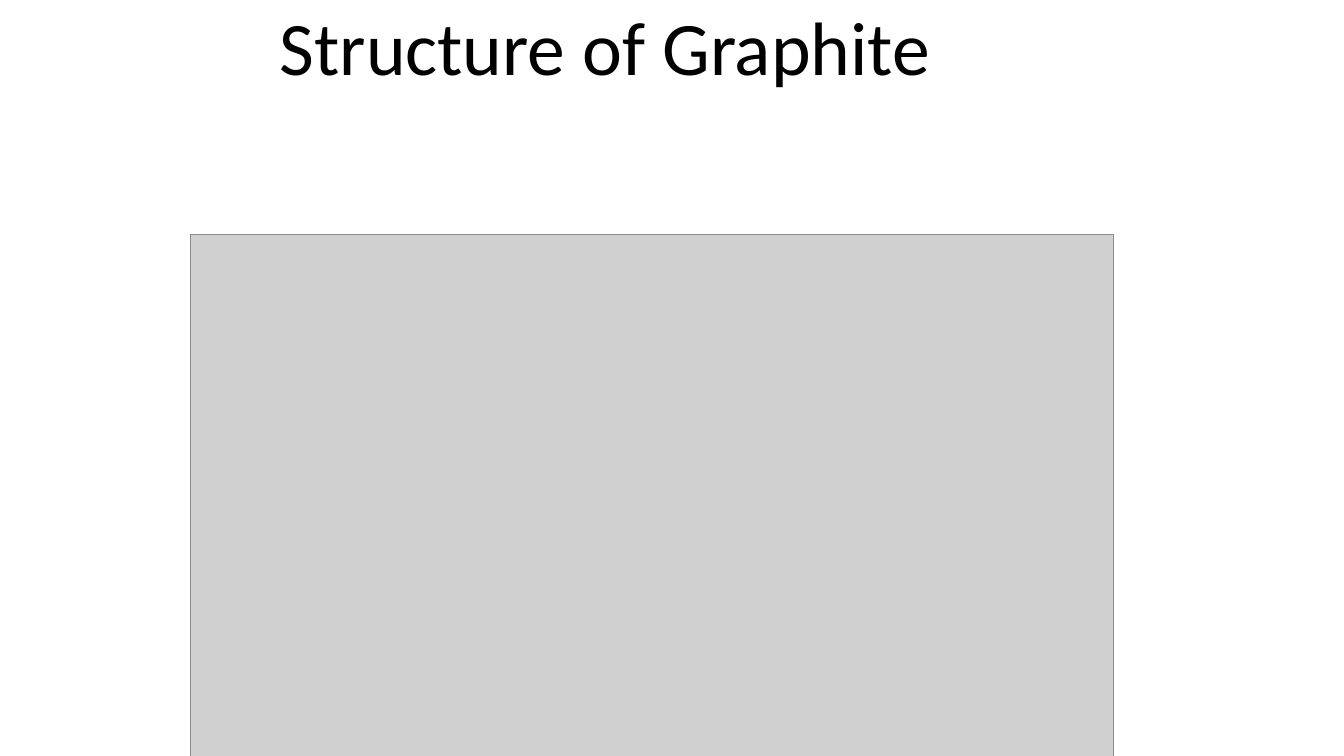
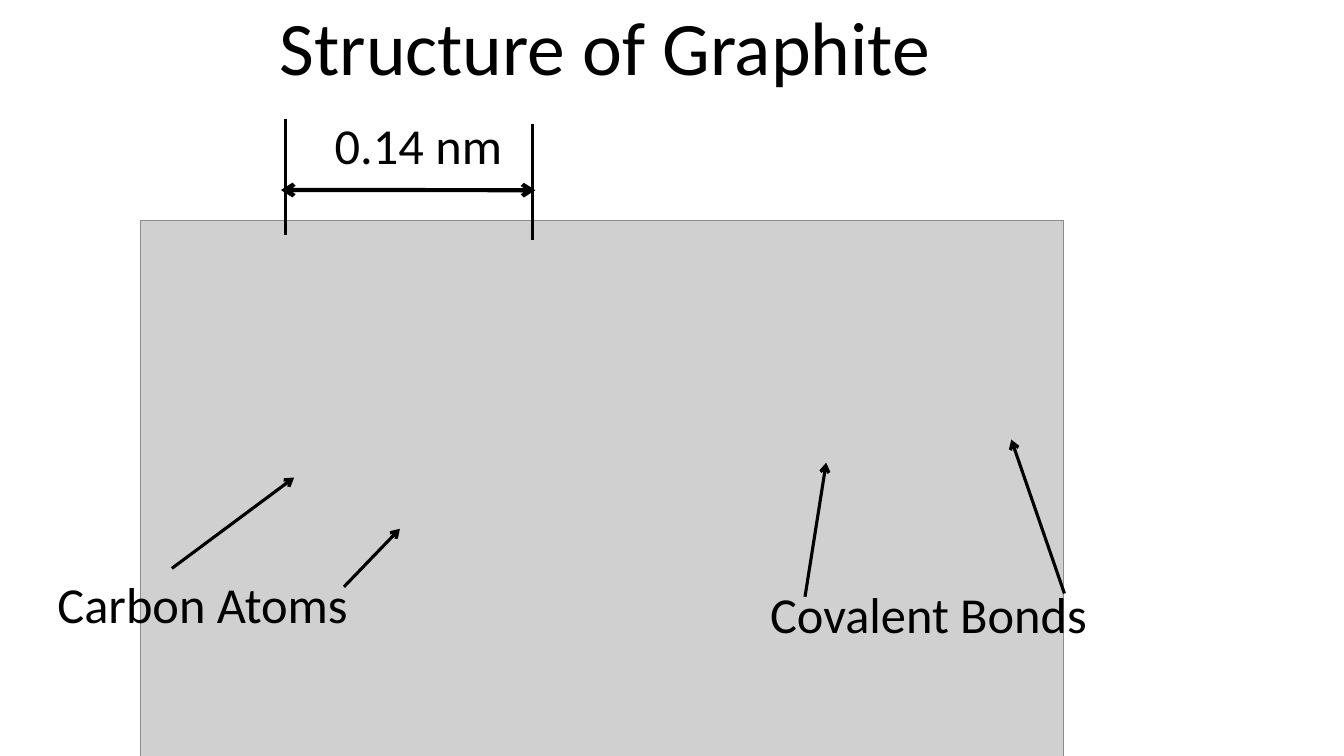
Before and after one commit to infocelab/embedded-projects, a slide deck: slide 28 of Documents/projects for schools.pptx (slide 27 before the commit). Drawn at 1344x756 pixels with LibreOffice and Linux fonts; fonts in the diff are those of the drawing; grey boxes stand for pictures. Boxes give left, top, right and bottom in pixels: in the first picture for what was removed or moved away, otherwise in the second. Text is boxed around its words. In the diff, an @@ line names an element or a change of style, - is before the commit and + after.

Commit message:
ok

```diff
--- a/Documents/projects for schools.pptx
+++ b/Documents/projects for schools.pptx
@@ line added from (286, 119) to (286, 235), #000000 2.25 pt @@
@@ text added at [335, 131, 502, 165], 36 pt, text #000000 @@
+0.14 nm
@@ line added from (532, 124) to (532, 240), #000000 2.25 pt @@
@@ double arrow added from (281, 191) to (535, 191), #000000 3 pt @@
@@ picture: place and size @@
-picture at [191, 234, 1114, 756]
+picture at [140, 221, 1064, 756]
@@ arrow added from (1065, 594) to (1011, 440), #000000 2.25 pt @@
@@ arrow added from (171, 569) to (294, 478), #000000 2.25 pt @@
@@ arrow added from (806, 597) to (827, 463), #000000 2.25 pt @@
@@ arrow added from (344, 587) to (400, 529), #000000 2.25 pt @@
@@ text added at [57, 582, 348, 635], 36 pt, text #000000 @@
+Carbon Atoms
@@ text added at [770, 592, 1087, 645], 36 pt, text #000000 @@
+Covalent Bonds
```
Also in this commit, not shown: 1 other slide changed, 1 slide added.
